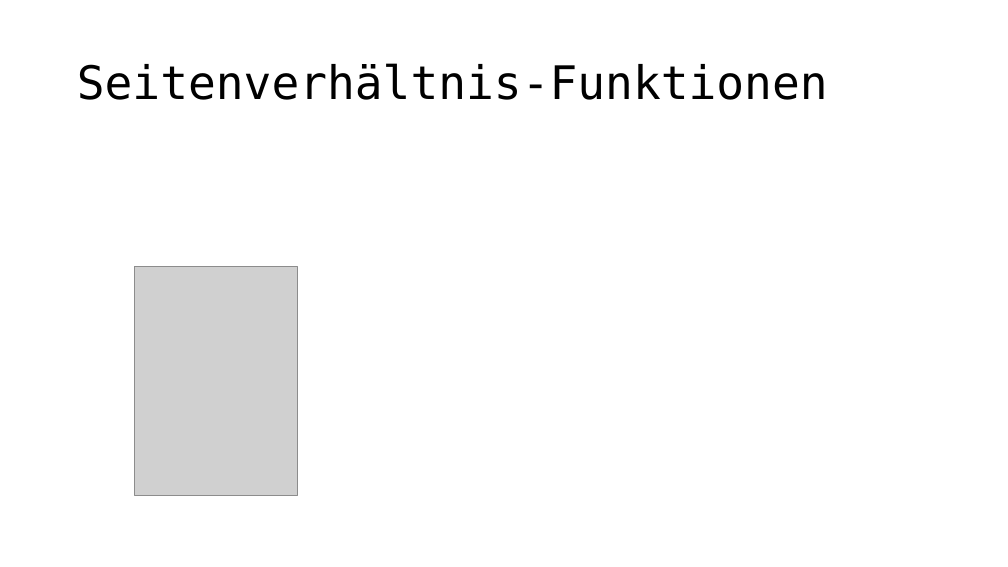
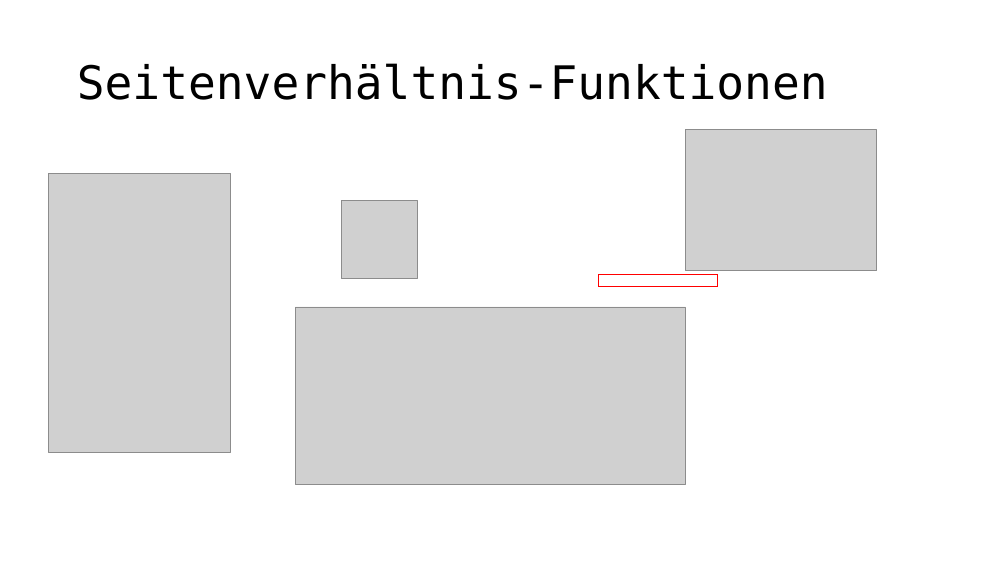
Before and after one commit to pyro-team/bkt-toolbox, a slide deck: slide 10 of documentation/Changelog.pptx (slide 8 before the commit). Drawn at 1008x567 pixels with LibreOffice and Linux fonts; fonts in the diff are those of the drawing; grey boxes stand for pictures. Boxes give left, top, right and bottom in pixels: in the first picture for what was removed or moved away, otherwise in the second. Text is boxed around its words. In the diff, an @@ line names an element or a change of style, - is before the commit and + after.

Commit message:
updated screenshot

```diff
--- a/documentation/Changelog.pptx
+++ b/documentation/Changelog.pptx
@@ picture added at box(686, 130, 877, 271) @@
@@ picture added at box(48, 173, 231, 452) @@
@@ picture added at box(342, 200, 417, 279) @@
@@ picture removed at box(135, 267, 297, 495) @@
@@ rectangle added at box(599, 274, 718, 287), outline #FF0000 1 pt @@
@@ picture added at box(296, 307, 686, 485) @@
```
Also in this commit, not shown: 6 other slides changed, 1 slide added.
